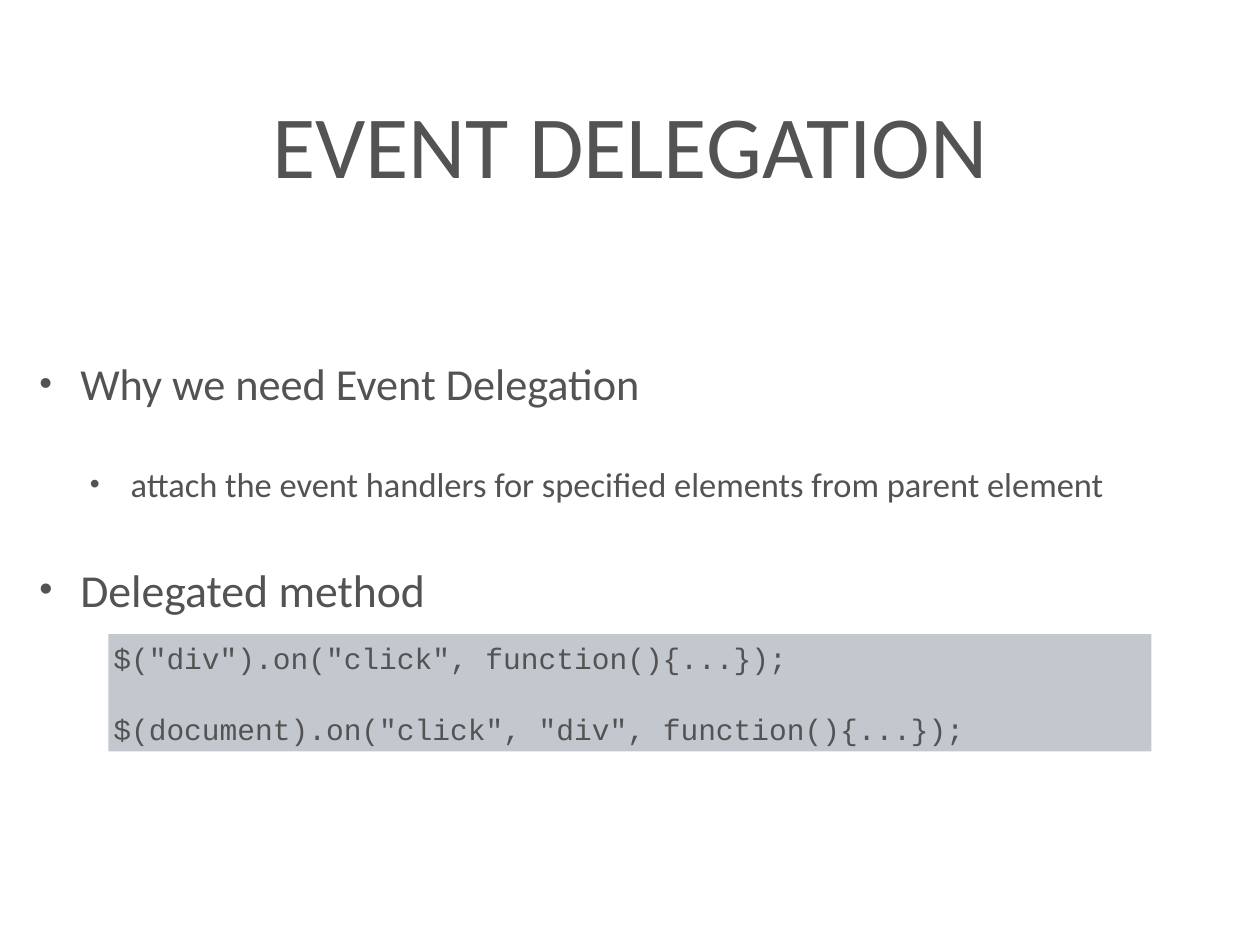
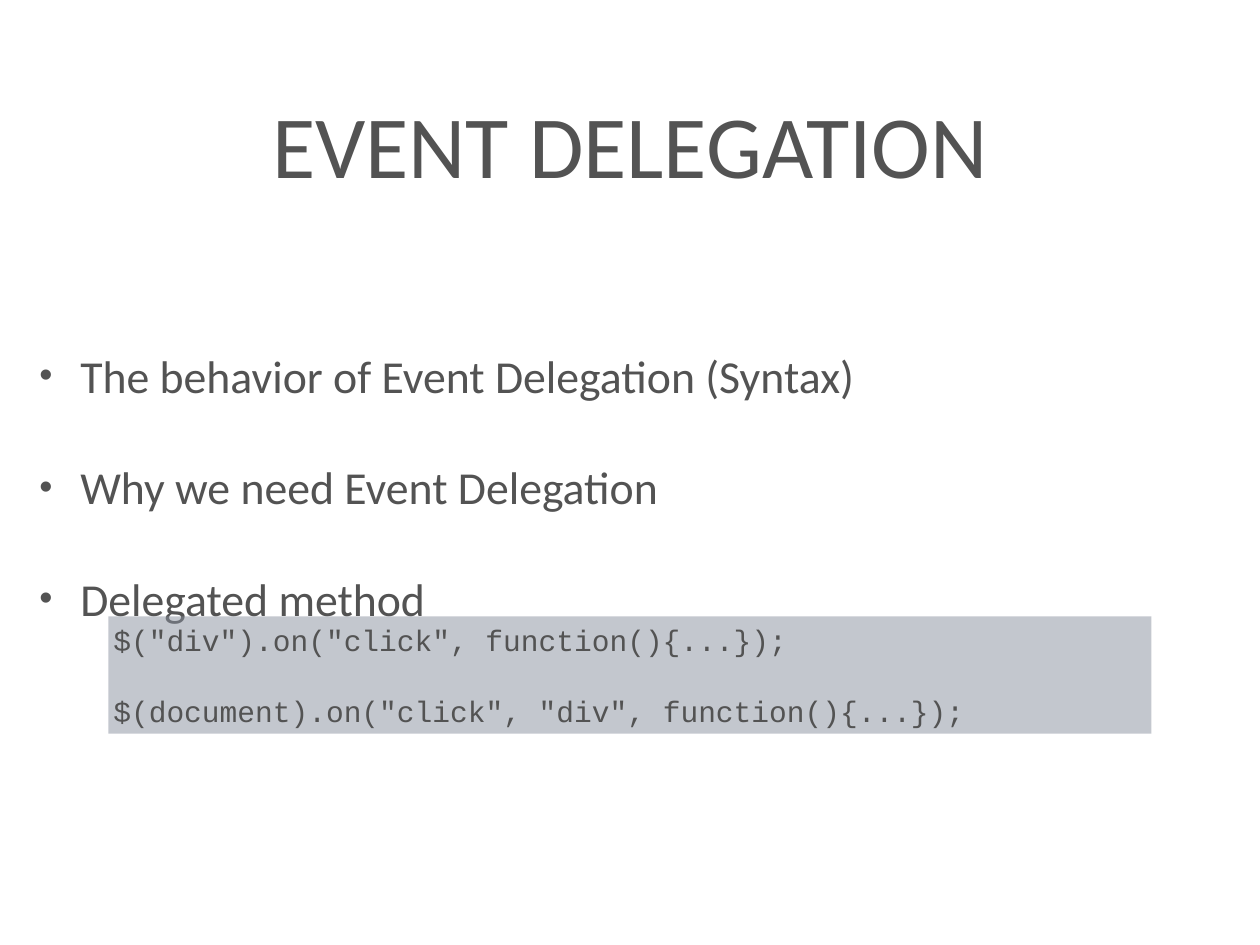
Before and after one commit to kenton-steiner18/Techtasks, a slide deck: slide 35 of presentation/jQuery.pptx. Drawn at 1260x945 pixels with LibreOffice and Linux fonts; fonts in the diff are those of the drawing; background and template pictures are left out. Boxes give left, top, right and bottom in pixels: in the first picture for what was removed or moved away, otherwise in the second. Text is boxed around its words. In the diff, an @@ line names an element or a change of style, - is before the commit and + after.

Commit message:
Add files via upload
minor text fix

```diff
--- a/presentation/jQuery.pptx
+++ b/presentation/jQuery.pptx
@@ text at [80, 360, 854, 401]: paragraph added @@
+• The behavior of Event Delegation (Syntax)
@@ text at [80, 472, 658, 512]: size 36 to 37.2 pt in "Why we need Event Delegation" @@
@@ text at [131, 473, 1103, 503]: paragraph removed @@
-  • attach the event handlers for specified elements from parent element
@@ rectangle "$("div").on("click", function(){...});": place and size @@
-rectangle "$("div").on("click", function(){...});" at [108, 634, 1151, 751]
+rectangle "$("div").on("click", function(){...});" at [108, 617, 1151, 734]
```
Also in this commit, not shown: 4 other slides changed.
